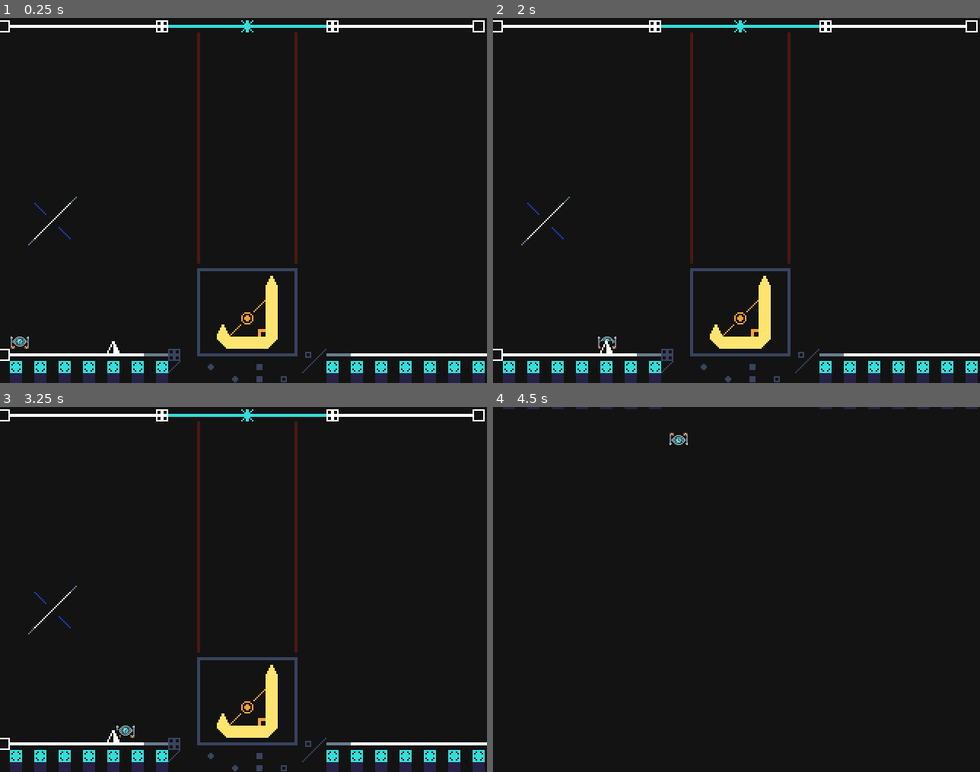
Above: before the commit, frames 1-4 (two rows, left to right).
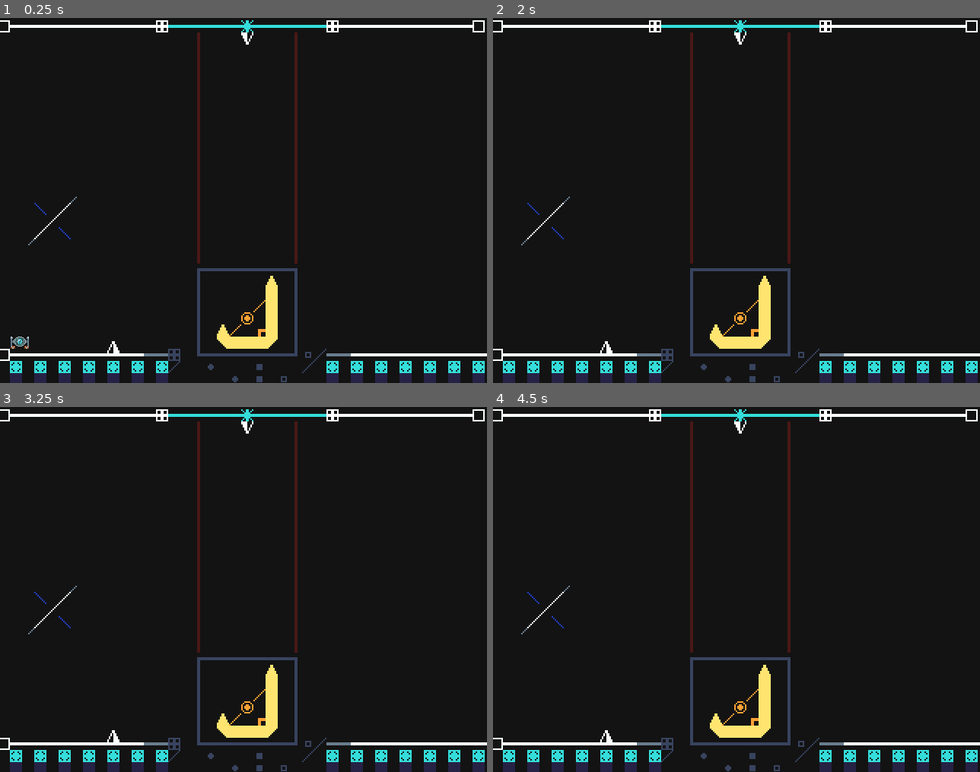
Above: after the commit, the same moments.

Repository: enescetinkal/AsscilauntPlatforming
Game: Godot game, scene res://scenes/main_world.tscn
The game is run twice, just before and just after one commit, with the same random seed, the same clock (stepped at 60 frames per second) and the same inputs.
Inputs:
- Up to frame 1 (0.25 s): no input
- Up to frame 2 (2 s): tap Enter at 0.5 s; hold S (player1_crouch) 0.53-1.28 s; hold D (player1_right) from 0.53 s (still down); tap Space at 1.25 s; tap J (player1_mainAction) at 1.35 s
- Up to frame 3 (3.25 s): tap Enter at 2 s; release D (player1_right) at 2.03 s; hold A (player1_left) 2.03-2.78 s; hold S (player1_crouch) 2.03-2.78 s; tap Space at 2.75 s; hold D (player1_right) from 2.78 s (still down); tap J (player1_mainAction) at 2.85 s
- Up to frame 4 (4.5 s): tap Enter at 3.5 s; hold S (player1_crouch) 3.53-4.28 s; release D (player1_right) at 4.28 s; hold A (player1_left) from 4.28 s (still down); tap J (player1_mainAction) at 4.35 s

The runs differ from the first frame. In frame 1, less than 0.1% of the frame differs, in the area x 49-53%, y 3-8%; in frame 2, less than 0.1%; in frame 3, 0.1%; in frame 4, 6.4%, in the area x 0-100%, y 0-100%.

Commit message:
Spikes are Done!
i still need to make enemies and other stuff

Diff:
--- a/scenes/main_world.tscn
+++ b/scenes/main_world.tscn
@@ -2558,6 +2558,10 @@
 [node name="Spike" parent="Spikes" instance=ExtResource("3_ovpj1")]
 position = Vector2(149, 433)
 
+[node name="Spike2" parent="Spikes" instance=ExtResource("3_ovpj1")]
+position = Vector2(325, 27)
+rotation = 3.14159
+
 [node name="ColidingBlocks" type="TileMapLayer" parent="."]
 use_parent_material = true
 position = Vector2(37, 34)
@@ -2575,3 +2579,6 @@
 [node name="Player" parent="." groups=["Player"] instance=ExtResource("3_37nxx")]
 position = Vector2(-10, 380)
 floor_snap_length = 5.5
+
+[connection signal="player_hurt" from="Spikes/Spike" to="Player" method="_on_spike_player_hurt"]
+[connection signal="player_hurt" from="Spikes/Spike2" to="Player" method="_on_spike_player_hurt"]
--- a/scenes/spike.tscn
+++ b/scenes/spike.tscn
@@ -7,6 +7,8 @@
 size = Vector2(4, 10.5)
 
 [node name="Spike" type="Area2D" groups=["Hurt"]]
+collision_layer = 4
+collision_mask = 2
 script = ExtResource("1_xt2ac")
 
 [node name="Sprite2D" type="Sprite2D" parent="."]
--- a/src/main_world.gd
+++ b/src/main_world.gd
@@ -1,6 +1,7 @@
 extends Node2D
 
-@onready var camera_2d: Camera2D = $Camera2D
+@onready var main_world: Node2D = $"."
+@onready var player: CharacterBody2D = $Player
 
 # Called when the node enters the scene tree for the first time.
 func _ready() -> void:
--- a/src/player.gd
+++ b/src/player.gd
@@ -52,3 +52,7 @@
 	if Input.is_action_just_pressed("player1_mainAction"):
 		sprite_2d.flip_v = not sprite_2d.flip_v
 		changedGravity = not changedGravity
+
+
+func _on_spike_player_hurt() -> void:
+	queue_free()
--- a/src/spike.gd
+++ b/src/spike.gd
@@ -1,7 +1,6 @@
 extends Area2D
 
-@onready var player: CharacterBody2D = $Player
-
+signal player_hurt
 # Called when the node enters the scene tree for the first time.
 func _ready() -> void:
 	pass # Replace with function body.
@@ -10,3 +9,8 @@
 # Called every frame. 'delta' is the elapsed time since the previous frame.
 func _process(delta: float) -> void:
 	pass
+
+
+func _on_body_entered(body: Node2D) -> void:
+	if body.is_in_group("Player"):
+		player_hurt.emit()
